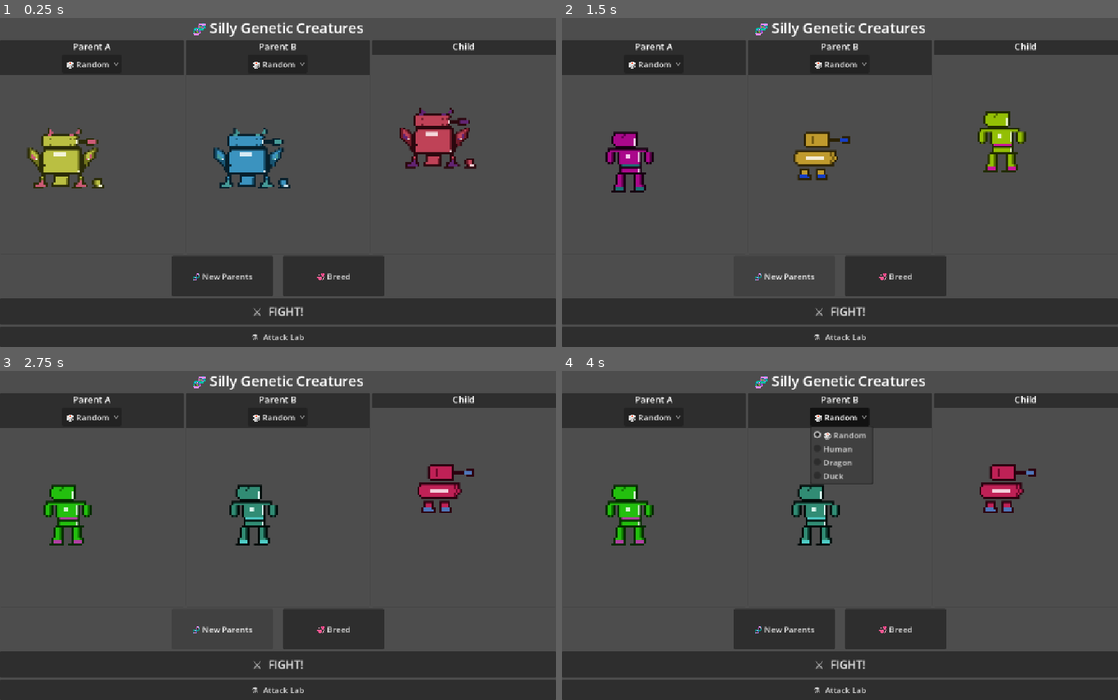
Above: before the commit, frames 1-4 (two rows, left to right).
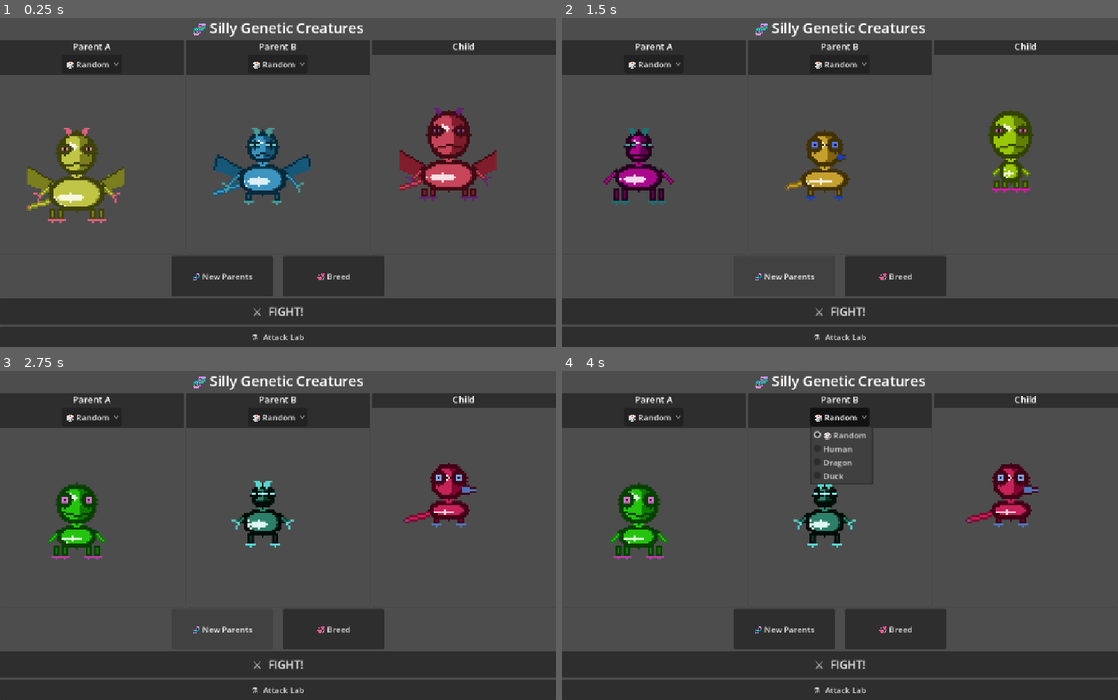
Above: after the commit, the same moments.

Repository: briday1/freak-game
Game: Godot game, scene res://scenes/main.tscn
Two runs of this game, one before a commit and one after it. Both use one fixed random seed, a clock stepped at 60 frames per second and the inputs below.
Inputs:
- Up to frame 1 (0.25 s): no input
- Up to frame 2 (1.5 s): click "💞 Breed" at 0.5 s; click "🧬 New Parents" at 1.25 s
- Up to frame 3 (2.75 s): click "🧬 New Parents" at 2 s
- Up to frame 4 (4 s): click "🎲 Random" at 2.75 s; click "🎲 Random" at 3.5 s

The runs differ from the first frame. In frame 1, 7.6% of the frame differs, in the area x 4-90%, y 27-63%; in frame 2, 4.2%; in frame 3, 4.0%; in frame 4, 4.0%.

Commit message:
Fully procedural sprite painter: genome values drive every pixel dimension

Diff:
--- a/scripts/main.gd
+++ b/scripts/main.gd
@@ -72,17 +72,8 @@
 	var ga: Dictionary = creature_a.genome
 	var gb: Dictionary = creature_b.genome
 
-	# Pick a primary type weighted by a random blend — 0.35..0.65 means neither
-	# parent fully dominates, so the child is a genuine visual hybrid.
-	var blend_weight: float = randf_range(0.30, 0.70)
-	var child_type: String
-	var blend_type: String
-	if randf() < 0.5:
-		child_type  = creature_a.creature_type
-		blend_type  = creature_b.creature_type
-	else:
-		child_type  = creature_b.creature_type
-		blend_type  = creature_a.creature_type
+	# Child type chosen randomly from parents
+	var child_type: String = creature_a.creature_type if randf() < 0.5 else creature_b.creature_type
 	creature_c.set_type(child_type)
 
 	# Build a genome for the child's type, blending from parents where possible.
@@ -129,7 +120,4 @@
 					var lo: Color = s["min"]
 					var hi: Color = s["max"]
 					child[key] = Color(randf_range(lo.r, hi.r), randf_range(lo.g, hi.g), randf_range(lo.b, hi.b))
-	# Inject blend metadata so SpritePainter can lerp both type stamps together
-	child["_blend_type"]   = blend_type
-	child["_blend_weight"] = blend_weight
 	creature_c.set_genome(child)
--- a/scripts/sprite_painter.gd
+++ b/scripts/sprite_painter.gd
@@ -1,182 +1,231 @@
-# Full-body Pokemon-style sprite painter.
-# One full-figure stamp per creature type; 4-colour Pokemon palette.
-# Stamp chars: O=outline  B=body  b=belly/light  s=shadow  A=accent  .=skip
+# Procedural genome-driven sprite painter.
+# Every pixel position and size comes from genome values.
+# No fixed stamps — blended genomes produce blended silhouettes.
+# Uses a 4-level Pokemon-style palette: outline, shadow, body, belly + accent.
 
 class_name SpritePainter
 
 const PC := preload("res://scripts/pixel_canvas.gd")
 
-# ---- Duck -------------------------------------------------------------------
-# Fat round duck facing right: head, bill (accent), round body, accent feet.
-# stamp at (ox=3, oy=2)
-const DUCK_ROWS: Array = [
-    "............OOOOOOOOOOOO....................",
-    "...........OBBBBBBBBBBBO....................",
-    "...........OBBBsBBBBBBBO......OOOO.........",
-    "...........OBBBsBBBBBBBOOOOOOAAAAO.........",
-    "...........OBBBsBBBBBBBOOOOOOAAAAO.........",
-    "...........OBBBsBBBBBBBO......OOOO.........",
-    "...........OBBBBBBBBBBBO....................",
-    "............OOOOOOOOOOOO....................",
-    "............................................",
-    ".......OOOOOOOOOOOOOOOOOOOO.................",
-    ".......OBBBBBBBBBBBBBBBBsBO................",
-    "......OBBBBBBBBBBBBBBBBBsBO................",
-    "......OBBBBBbbbbbbbbbBBBBsBO...............",
-    "......OBBBBBbbbbbbbbbBBBBsBO...............",
-    "......OBBBBBBBBBBBBBBBBBsBO................",
-    ".......OBBBBBBBBBBBBBBBBsO..................",
-    "........OOOOOOOOOOOOOOOOOO...................",
-    "............................................",
-    ".........OOOOO...OOOOO......................",
-    ".........OBBBO...OBBBO......................",
-    ".........OBBBO...OBBBO......................",
-    "........OAAAAOO..OAAAAO.....................",
-    "........OAAAAAO..OAAAAO.....................",
-    "........OOOOOOO..OOOOOO.....................",
-]
-
-# ---- Dragon -----------------------------------------------------------------
-# Upright bipedal dragon: spread wings, horns, snout, clawed feet, tail.
-# stamp at (ox=0, oy=0)
-const DRAGON_ROWS: Array = [
-    "..........O..............O..................",
-    "..........OA.............AO.................",
-    "..........OAA...........AAO.................",
-    "........OOAAOOOOOOOOOAAOO...................",
-    ".......OBBBBBBBBBBBBBBBBsO..................",
-    ".......OBBBsBBBBBBBBBsBsO....OOOO..........",
-    ".......OBBBBBBBBBBBBBBBBbOOOOOAAAAO........",
-    ".......OBBBBBBBBBBBBBBBBbOOOOOAAAAO........",
-    ".......OBBBsBBBBBBBBBsBsO....OOOO..........",
-    "........OOOOOOOOOOOOOOOOOO...................",
-    "OsO.....OOOOOOOOOOOOOOOOOOO.....OsO.........",
-    "OsBsO...OBBBBBBBBBBBBBBBBsO...OsBsO........",
-    "OsBBsO.OBBBBBbbbbbbBBBBBBsO.OsBBsO.........",
-    "OsABBsOOBBBBBbbbbbbBBBBBBsOOsBBAsO.........",
-    "OsAABsOOBBBBBBBBBBBBBBBBBsOOsBBAsO.........",
-    ".OsAbsOOBBBBBBBBBBBBBBBBBsOOsAbsO..........",
-    "..OsssOOBBBBBBBBBBBBBBBBBsOOsssO...........",
-    "...OssOOBBBBBBBBBBBBBBBBBsOOssO............",
-    "....OsOOOBBBBBBBBBBBBBBBBsOOOsO............",
-    ".....OOOBBBBBBBBBBBBBBBBBsOOO..............",
-    ".....OOOBBBBBBBBBBBBBBBBBsOO................",
-    "......OOBBBBBBBBBBBBBBBBBbOO................",
-    ".......OOOOOOOOOOOOOOOOOOOO..................",
-    ".......OO....OOOOOOOO....OO..................",
-    "......OBO....OBBBBBBO....OBO................",
-    "......OsO....OBBBBBsO....OsO.....OOOO......",
-    "......OAO....OBBBBBsO....OAO....OsBBO......",
-    "...OOOAAOO..OBBBBBBsO..OOAAOO...OsBBO......",
-    "...OAAAAAO..OOOOOOOOO..OAAAAAO...OsbbO......",
-    "...OOOOO..............OOOOO.....OOOOOO......",
-]
-
-# ---- Human ------------------------------------------------------------------
-# Humanoid: head, shoulders, arms, torso with belt, legs, accent boots.
-# stamp at (ox=6, oy=2)
-const HUMAN_ROWS: Array = [
-    "......OOOOOOOOOOOO....................",
-    "......OBBBBsBBBBBO....................",
-    ".....OBBBBsBBBBBBO....................",
-    ".....OBBBBBBBBBBbO....................",
-    ".....OBBBBBBBBBBbO....................",
-    ".....OBBBBBBBBBBbO....................",
-    "......OBBBBBBBBBbO....................",
-    ".......OOOOOOOOOO....................",
-    "...OOOOOOOOOOOOOOOOOOOO..................",
-    "...OBBBBBBBBBBBBBBBBBBO..................",
-    "..OBBsO.OBBBBBBBBBbO.OBBsO..............",
-    "..OBBsO.OBBBbbBBBBbO.OBBsO..............",
-    "..OBBsO.OBBBbbBBBBbO.OBBsO..............",
-    "..OBBsO.OBBBBBBBBBbO.OBBsO..............",
-    "..OBBsO.OBBBBBBBBBbO.OBBsO..............",
-    "...OsO..OBBBBBBBBBBO..OsO..................",
-    ".........OAAAAAAAAAO...................",
-    ".........OOOOOOOOOOO...................",
-    ".........OBBBBBBBBbO...................",
-    ".........OBBBBBBBBbO...................",
-    "........OOOOOOOOOOOOOO.................",
-    ".......OBBsO....OBBsO...................",
-    ".......OBBsO....OBBsO...................",
-    ".......OBBsO....OBBsO...................",
-    ".......OBBsO....OBBsO...................",
-    ".......OBBsO....OBBsO...................",
-    "......OBBBsO....OBBBsO..................",
-    "......OAAAAO....OAAAAO..................",
-    "......OAAAAO....OAAAAO..................",
-    ".....OOOOOOO..OOOOOOO...................",
-]
-
-# ---- Paint ------------------------------------------------------------------
-
-## Full-body portrait sprite for the creature genome.
-## If genome contains _blend_type + _blend_weight, pixel-lerps two type stamps
-## so a bred creature looks like a genuine visual mix of both parents.
+# ---- Public entry point -----------------------------------------------------
+
+## Paint a full-body portrait from genome values. Returns 48x48 RGBA Image.
 static func paint(genome: Dictionary) -> Image:
-    var pal        := _pokemon_palette(genome)
-    var t: String   = genome.get("_type", "human") as String
-    var t2: String  = genome.get("_blend_type", "") as String
-    var w: float    = clampf(genome.get("_blend_weight", 0.0) as float, 0.0, 1.0)
-
-    var img_a := PC.make_image()
-    _stamp_type(img_a, t, pal)
-
-    if t2 == "" or w <= 0.0:
-        return img_a
-
-    # Build a genome that uses blended colors for the secondary stamp too
-    var pal2 := _pokemon_palette(genome)
-    var img_b := PC.make_image()
-    _stamp_type(img_b, t2, pal2)
-
-    # Pixel-lerp: each pixel = lerp(a, b, w); transparent in one = use the other
-    var out := PC.make_image()
-    var sz := PC.CANVAS_SIZE
-    for y in range(sz):
-        for x in range(sz):
-            var ca: Color = img_a.get_pixel(x, y)
-            var cb: Color = img_b.get_pixel(x, y)
-            if ca.a <= 0.0 and cb.a <= 0.0:
-                continue
-            elif ca.a <= 0.0:
-                out.set_pixel(x, y, Color(cb.r, cb.g, cb.b, cb.a * w))
-            elif cb.a <= 0.0:
-                out.set_pixel(x, y, Color(ca.r, ca.g, ca.b, ca.a * (1.0 - w)))
-            else:
-                out.set_pixel(x, y, ca.lerp(cb, w))
-    return out
-
-## Stamp the sprite rows for a given type onto img.
-static func _stamp_type(img: Image, t: String, pal: Dictionary) -> void:
-    match t:
-        "duck":
-            PC.stamp(img, 3, 2, DUCK_ROWS, pal)
-        "dragon":
-            PC.stamp(img, 0, 0, DRAGON_ROWS, pal)
-        _:
-            PC.stamp(img, 6, 2, HUMAN_ROWS, pal)
-
-## 4-colour Pokemon-style palette derived from genome body/accent colours.
-## Produces: outline (darkest), shadow, body (mid), belly (lightest), accent.
+	var img := PC.make_image()
+	var pal := _pokemon_palette(genome)
+	var CX: int = PC.CX  # 24
+
+	# Read genome with fallbacks
+	var head_size: float  = genome.get("head_size",    45.0) as float
+	var body_w: float     = genome.get("body_width",   80.0) as float
+	var body_h: float     = genome.get("body_height", 100.0) as float
+	var leg_len: float    = genome.get("leg_length",   50.0) as float
+	var arm_len: float    = genome.get("arm_length",    0.0) as float
+	var bill_sz: float    = genome.get("bill_size",     0.0) as float
+	var bill_tip: float   = genome.get("bill_tip_offset", 0.0) as float
+	var goofiness: float  = genome.get("goofiness",    0.5) as float
+	var tail_len: float   = genome.get("tail_length",  40.0) as float
+	var wing_span: float  = genome.get("wing_span",    1.0) as float
+	var horn_sz: float    = genome.get("horn_size",    15.0) as float
+
+	var has_tail:      bool = genome.get("has_tail",      false) as bool
+	var has_wings:     bool = genome.get("has_wings",     false) as bool
+	var has_horns:     bool = genome.get("has_horns",     false) as bool
+	var has_claws:     bool = genome.get("has_claws",     false) as bool
+	var extra_legs:    bool = genome.get("extra_legs",    false) as bool
+	var wing_feathers: bool = genome.get("wing_feathers", false) as bool
+	var has_arms:      bool = genome.has("arm_length") and arm_len > 5.0
+
+	# Pixel dimensions derived from genome
+	var head_rx: int = int(remap(head_size, 20.0, 70.0,  5.0, 11.0))
+	var head_ry: int = int(remap(head_size, 20.0, 70.0,  5.0, 12.0))
+	var body_rx: int = int(remap(body_w,   40.0, 120.0,  5.0, 13.0))
+	var body_ry: int = int(remap(body_h,   60.0, 160.0,  4.0,  9.0))
+	var ll:      int = int(remap(leg_len,  20.0,  80.0,  3.0,  8.0))
+	var al:      int = int(remap(arm_len,  20.0,  70.0,  3.0,  9.0))
+	var bl:      int = int(remap(bill_sz,   0.0,  30.0,  0.0,  8.0))
+	var hl:      int = int(remap(horn_sz,   8.0,  40.0,  2.0,  8.0))
+	var tl:      int = int(remap(tail_len, 20.0,  80.0,  4.0, 12.0))
+	var ws:      int = int(remap(wing_span, 0.7,   2.0,  5.0, 17.0))
+
+	# Vertical layout: stack head -> neck -> body -> legs
+	var head_cy: int = head_ry + 2
+	var body_cy: int = head_cy + head_ry + 2 + body_ry
+	var leg_top: int = body_cy + body_ry
+	var leg_bot: int = mini(leg_top + ll, PC.CANVAS_SIZE - 2)
+
+	# Draw back-to-front (painter's algorithm)
+
+	# TAIL (behind body, extends left)
+	if has_tail:
+		var tx: int = CX - body_rx - 1
+		var ty: int = body_cy + body_ry / 2
+		PC.line(img, tx, ty, tx - tl, ty + tl / 3, pal["shadow"], 1)
+		PC.line(img, tx, ty, tx - tl, ty + tl / 3, pal["body"])
+		PC.blend(img, tx - tl, ty + tl / 3, pal["accent"])
+
+	# WINGS (behind body)
+	if has_wings:
+		for side: int in [-1, 1]:
+			var wx: int    = CX + side * (body_rx - 1)
+			var wy: int    = body_cy - body_ry + 2
+			var tip_x: int = CX + side * (body_rx + ws)
+			var tip_y: int = body_cy - body_ry - ws / 2
+			if wing_feathers:
+				PC.fill_polygon(img, [
+					Vector2(wx,          wy),
+					Vector2(tip_x,       tip_y),
+					Vector2(tip_x + side * 3, tip_y + ws / 2),
+					Vector2(wx,          wy + ws / 3),
+				], pal["accent"])
+				PC.line(img, wx, wy, tip_x, tip_y, pal["outline"])
+			else:
+				PC.fill_polygon(img, [
+					Vector2(wx,          wy),
+					Vector2(tip_x,       tip_y),
+					Vector2(tip_x + side * 2, tip_y + ws * 2 / 3),
+					Vector2(wx,          wy + ws / 2),
+				], pal["shadow"])
+				PC.line(img, wx, wy,    tip_x,                tip_y,              pal["outline"])
+				PC.line(img, tip_x, tip_y, tip_x + side * 2, tip_y + ws * 2 / 3, pal["outline"])
+
+	# BODY — filled ellipse with belly highlight and right-side shadow
+	PC.fill_ellipse(img, CX, body_cy, body_rx, body_ry, pal["body"])
+	for py: int in range(body_cy - body_ry + 1, body_cy + body_ry):
+		var dy2: float = float((py - body_cy) * (py - body_cy)) / float(body_ry * body_ry)
+		var half: int  = int(sqrt(maxf(0.0, 1.0 - dy2)) * float(body_rx))
+		var fade: int  = CX + half / 2
+		for px: int in range(fade, CX + half + 1):
+			PC.blend(img, px, py, pal["shadow"])
+	PC.fill_ellipse(img, CX - body_rx / 4, body_cy + body_ry / 4,
+					maxi(1, body_rx * 2 / 3), maxi(1, body_ry * 2 / 3), pal["belly"])
+	PC.fill_ellipse(img, CX, body_cy, body_rx - 2, body_ry - 1, pal["body"])
+	PC.fill_ellipse(img, CX - body_rx / 4, body_cy + body_ry / 4,
+					maxi(1, body_rx / 2), maxi(1, body_ry / 3), pal["belly"])
+	PC.outline_ellipse(img, CX, body_cy, body_rx, body_ry, pal["outline"])
+
+	# LEGS
+	var leg_spread: int = maxi(2, body_rx * 2 / 3)
+	var offsets: Array = ([-leg_spread, leg_spread, -leg_spread - 4, leg_spread + 4]
+						  if extra_legs else [-leg_spread, leg_spread])
+	for ox: int in offsets:
+		var lx: int = CX + ox
+		var lh: int = leg_bot - leg_top
+		if lh < 1:
+			continue
+		PC.fill_rect(img, lx - 1, leg_top, 3, lh, pal["shadow"])
+		PC.blend(img, lx, leg_top, pal["body"])
+		PC.fill_ellipse(img, lx, leg_bot, 2, 1, pal["accent"])
+		PC.outline_rect(img, lx - 1, leg_top, 3, lh, pal["outline"])
+
+	# ARMS
+	if has_arms:
+		var arm_y: int = body_cy - body_ry / 2
+		for side: int in [-1, 1]:
+			var ax: int = CX + side * body_rx
+			var ex: int = ax + side * al
+			var ey: int = arm_y + al
+			PC.line(img, ax, arm_y, ex, ey, pal["shadow"], 1)
+			PC.line(img, ax, arm_y, ex, ey, pal["body"])
+			if has_claws:
+				PC.line(img, ex, ey, ex + side * 3, ey - 1, pal["accent"])
+				PC.line(img, ex, ey, ex + side,     ey + 3, pal["accent"])
+			PC.fill_circle(img, ax, arm_y, 1, pal["outline"])
+
+	# NECK
+	var neck_top: int = head_cy + head_ry - 1
+	var neck_bot: int = body_cy - body_ry + 1
+	if neck_bot > neck_top:
+		PC.fill_rect(img, CX - 2, neck_top, 5, neck_bot - neck_top, pal["body"])
+		PC.blend(img, CX - 2, neck_top, pal["outline"])
+		PC.blend(img, CX + 2, neck_top, pal["outline"])
+		PC.blend(img, CX - 2, neck_bot - 1, pal["outline"])
+		PC.blend(img, CX + 2, neck_bot - 1, pal["outline"])
+
+	# HEAD
+	PC.fill_ellipse(img, CX, head_cy, head_rx, head_ry, pal["body"])
+	for py: int in range(head_cy - head_ry + 1, head_cy + head_ry):
+		var dy2: float = float((py - head_cy) * (py - head_cy)) / float(head_ry * head_ry)
+		var half: int  = int(sqrt(maxf(0.0, 1.0 - dy2)) * float(head_rx))
+		var fade: int  = CX + half / 3
+		for px: int in range(fade, CX + half + 1):
+			PC.blend(img, px, py, pal["shadow"])
+	PC.fill_ellipse(img, CX - head_rx / 3, head_cy - head_ry / 3,
+					maxi(1, head_rx / 3), maxi(1, head_ry / 4), pal["belly"])
+	PC.outline_ellipse(img, CX, head_cy, head_rx, head_ry, pal["outline"])
+
+	# HORNS
+	if has_horns:
+		for side: int in [-1, 1]:
+			var hx: int = CX + side * (head_rx / 2)
+			var hy: int = head_cy - head_ry
+			PC.line(img, hx, hy, hx + side * (hl / 2), hy - hl, pal["accent"], 1)
+			PC.blend(img, hx + side * (hl / 2), hy - hl, pal["belly"])
+
+	# EYES
+	var eye_off: int = maxi(2, head_rx * 2 / 3)
+	var eye_y: int   = head_cy - head_ry / 4
+	var eye_r: int   = maxi(1, head_rx / 4)
+	for side: int in [-1, 1]:
+		var ex: int = CX + side * eye_off
+		if goofiness > 0.65:
+			PC.fill_circle(img, ex, eye_y, eye_r + 1, Color.WHITE)
+			PC.fill_circle(img, ex, eye_y, eye_r, pal["spot"])
+			PC.blend(img, ex, eye_y, Color.BLACK)
+			PC.outline_circle(img, ex, eye_y, eye_r + 1, pal["outline"])
+		else:
+			PC.fill_ellipse(img, ex, eye_y, eye_r + 1, eye_r, pal["spot"])
+			PC.blend(img, ex, eye_y, Color.BLACK)
+			PC.outline_ellipse(img, ex, eye_y, eye_r + 1, eye_r, pal["outline"])
+
+	# MOUTH or BILL
+	var mouth_y: int = head_cy + head_ry / 2
+	if bl > 0:
+		var bx: int     = CX + head_rx - 1
+		var tip_ox: int = int(bill_tip * 3.0)
+		PC.fill_polygon(img, [
+			Vector2(bx,      mouth_y - 2),
+			Vector2(bx + bl, mouth_y - 1 + tip_ox),
+			Vector2(bx + bl, mouth_y + 1 + tip_ox),
+			Vector2(bx,      mouth_y + 2),
+		], pal["accent"])
+		PC.line(img, bx, mouth_y - 2, bx + bl, mouth_y - 1 + tip_ox, pal["outline"])
+		PC.line(img, bx, mouth_y + 2, bx + bl, mouth_y + 1 + tip_ox, pal["outline"])
+	elif goofiness > 0.65:
+		var mw: int = maxi(2, head_rx - 1)
+		PC.line(img, CX - mw, mouth_y,     CX,       mouth_y + 2, pal["outline"])
+		PC.line(img, CX,      mouth_y + 2, CX + mw,  mouth_y,     pal["outline"])
+	elif goofiness < 0.30:
+		var mw: int = maxi(2, head_rx - 2)
+		PC.line(img, CX - mw, mouth_y + 2, CX,       mouth_y,     pal["outline"])
+		PC.line(img, CX,      mouth_y,     CX + mw,  mouth_y + 2, pal["outline"])
+	else:
+		var mw: int = maxi(2, head_rx - 2)
+		PC.line(img, CX - mw, mouth_y + 1, CX + mw, mouth_y + 1, pal["outline"])
+
+	return img
+
+# ---- 4-colour Pokemon palette -----------------------------------------------
+
+## Gen-1-style: 4 brightness steps on one hue + distinct accent hue.
 static func _pokemon_palette(genome: Dictionary) -> Dictionary:
-    var base: Color = genome["body_color"]
-    var acc: Color  = genome["accent_color"]
-
-    var h: float    = base.h
-    var s: float    = maxf(0.65, base.s)
-    var v_mid: float = clampf(base.v, 0.55, 0.75)
-
-    var ah:  float = acc.h
-    var as2: float = maxf(0.55, acc.s)
-    var av:  float = clampf(acc.v, 0.45, 0.80)
-
-    return {
-        "body":      Color.from_hsv(h,  s,                    v_mid),
-        "belly":     Color.from_hsv(h,  s * 0.18,             0.96),
-        "shadow":    Color.from_hsv(h,  minf(1.0, s + 0.10),  maxf(0.10, v_mid - 0.30)),
-        "highlight": Color.from_hsv(h,  s * 0.10,             1.00),
-        "outline":   Color.from_hsv(h,  minf(1.0, s + 0.15),  maxf(0.05, v_mid - 0.58)),
-        "accent":    Color.from_hsv(ah, as2,                  av),
-        "spot":      Color.from_hsv(ah, as2 * 0.80,           minf(1.0, av + 0.20)),
-    }
+	var base: Color  = genome["body_color"]
+	var acc: Color   = genome["accent_color"]
+
+	var h: float     = base.h
+	var s: float     = maxf(0.65, base.s)
+	var v_mid: float = clampf(base.v, 0.50, 0.78)
+
+	var ah:  float = acc.h
+	var as2: float = maxf(0.55, acc.s)
+	var av:  float = clampf(acc.v, 0.45, 0.85)
+
+	return {
+		"body":      Color.from_hsv(h,  s,                    v_mid),
+		"belly":     Color.from_hsv(h,  s * 0.15,             0.97),
+		"shadow":    Color.from_hsv(h,  minf(1.0, s + 0.12),  maxf(0.10, v_mid - 0.28)),
+		"highlight": Color.from_hsv(h,  s * 0.08,             1.00),
+		"outline":   Color.from_hsv(h,  minf(1.0, s + 0.18),  maxf(0.05, v_mid - 0.52)),
+		"accent":    Color.from_hsv(ah, as2,                  av),
+		"spot":      Color.from_hsv(ah, as2 * 0.75,           minf(1.0, av + 0.18)),
+	}
